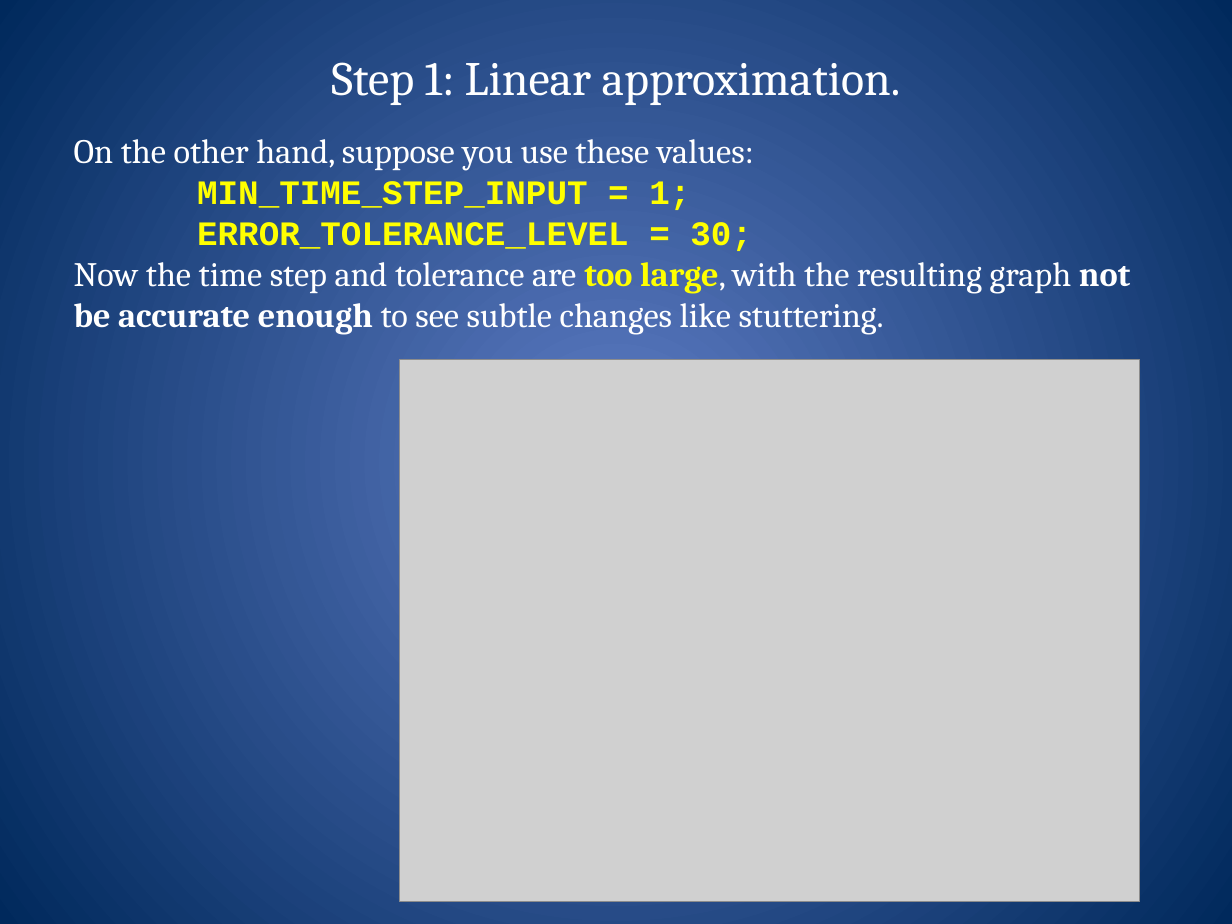
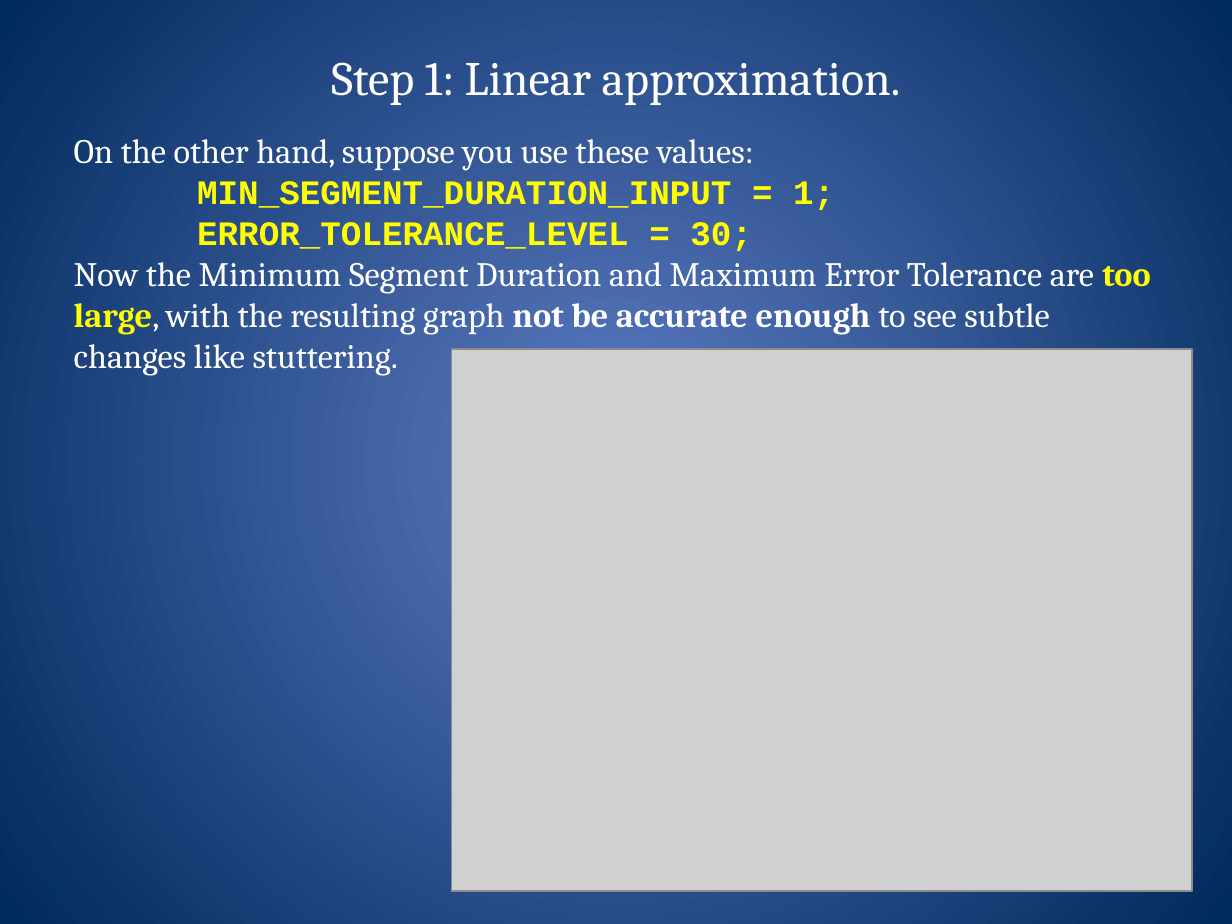
Before and after one commit to GoodsonLab/STADIA, a slide deck: slide 24 of STADIA-tutorial.pptx. Drawn at 1232x924 pixels with LibreOffice and Linux fonts; fonts in the diff are those of the drawing; grey boxes stand for pictures. Boxes give left, top, right and bottom in pixels: in the first picture for what was removed or moved away, otherwise in the second. Text is boxed around its words. In the diff, an @@ line names an element or a change of style, - is before the commit and + after.

```diff
--- a/STADIA-tutorial.pptx
+++ b/STADIA-tutorial.pptx
@@ text at [74,139,834,210]: text changed @@
-On the other hand, suppose you use these values:
-MIN_TIME_STEP_INPUT = 1;
+On the other hand, suppose you use these values:
+MIN_SEGMENT_DURATION_INPUT = 1;
@@ text at [74,262,1150,376]: text changed @@
-Now the time step and tolerance are too large, with the resulting graph not be accurate enough to see subtle changes like stuttering.
+Now the Minimum Segment Duration and Maximum Error Tolerance are too large, with the resulting graph not be accurate enough to see subtle changes like stuttering.
@@ picture: place and size @@
-picture at [399,360,1140,902]
+picture at [452,349,1193,891]
```
Also in this commit, not shown: 5 other slides changed, 2 slides added.
